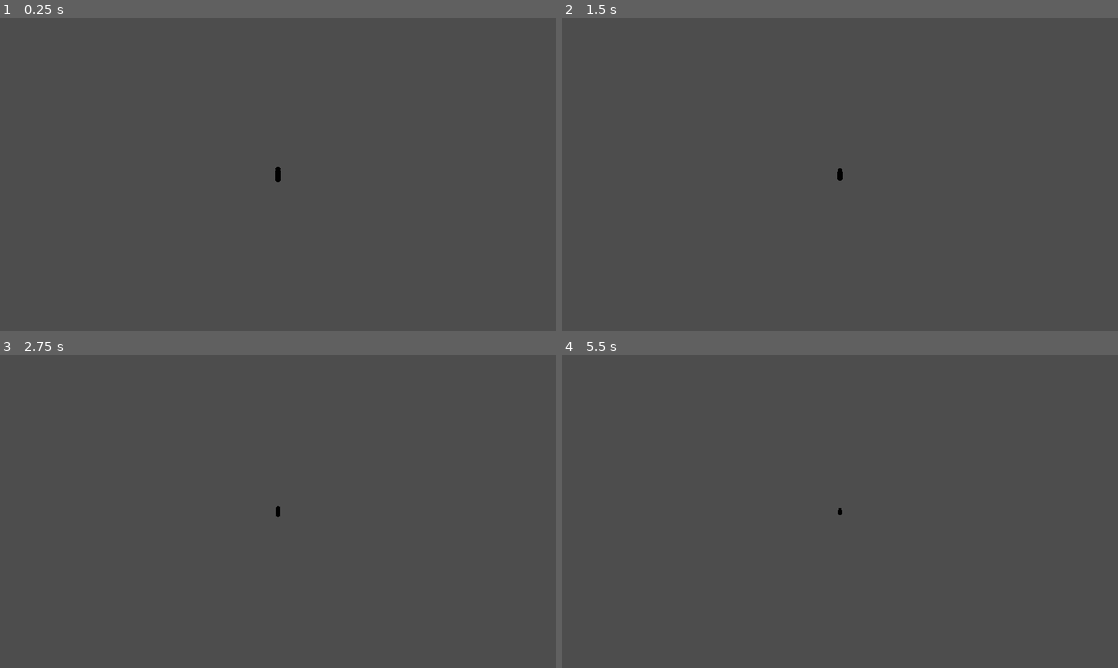
Above: before the commit, frames 1-4 (two rows, left to right).
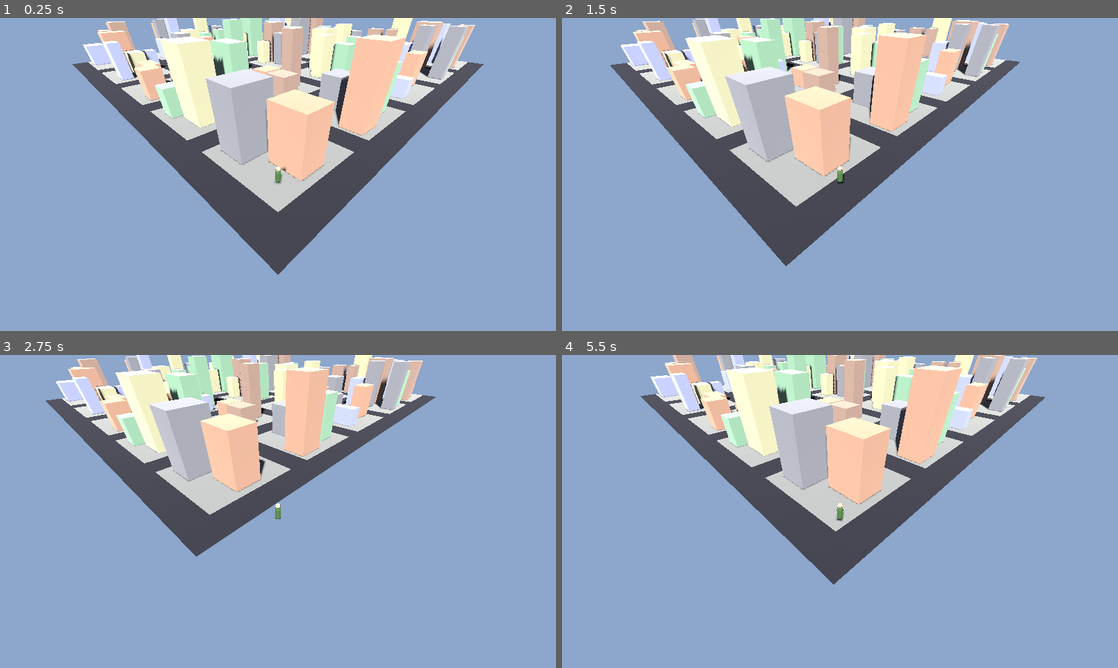
Above: after the commit, the same moments.

Repository: shaoqian2001/vibe-zombie
Game: Godot game, scene res://scenes/Main.tscn
Same seed, same stepped clock (60 frames per second), same inputs: the game is played once before the commit and once after it.
Inputs:
- Up to frame 1 (0.25 s): no input
- Up to frame 2 (1.5 s): hold D (move_right) 0.53-1.28 s; hold S (move_backward) from 1.28 s (still down)
- Up to frame 3 (2.75 s): release S (move_backward) at 2.03 s; hold D (move_right) from 2.03 s (still down)
- Up to frame 4 (5.5 s): release D (move_right) at 2.78 s; hold W (move_forward) 2.78-3.53 s; hold A (move_left) 3.53-5.03 s; hold S (move_backward) from 5.03 s (still down)

The runs differ from the first frame. In frame 1, 90% of the frame differs, in the area x 0-100%, y 0-100%; in frame 2, 90%; in frame 3, 93%; in frame 4, 91%.
Error before the commit: Parse Error: Cannot infer the type of "color" variable because the value doesn't have a set type. (res://scripts/world.gd:136)

Commit message:
fix: type BUILDING_COLORS as Array[Color] to resolve type-inference error
GDScript 2.0 cannot infer the element type of an untyped Array const when
using := at the call site. Declaring the const as Array[Color] makes indexing
it return Color directly, satisfying the strict type checker.

https://claude.ai/code/session_01PrKj959hHrc6x6eGcAKrn8

Diff:
--- a/scripts/world.gd
+++ b/scripts/world.gd
@@ -14,7 +14,7 @@
 const NUM_BLOCKS     := 5      # Number of blocks per axis (5×5 grid)
 
 # Palette for building colours (cartoon-ish desaturated tones)
-const BUILDING_COLORS := [
+const BUILDING_COLORS: Array[Color] = [
 	Color(0.80, 0.62, 0.50),  # warm brick
 	Color(0.68, 0.70, 0.82),  # cool blue-grey
 	Color(0.82, 0.80, 0.62),  # cream
